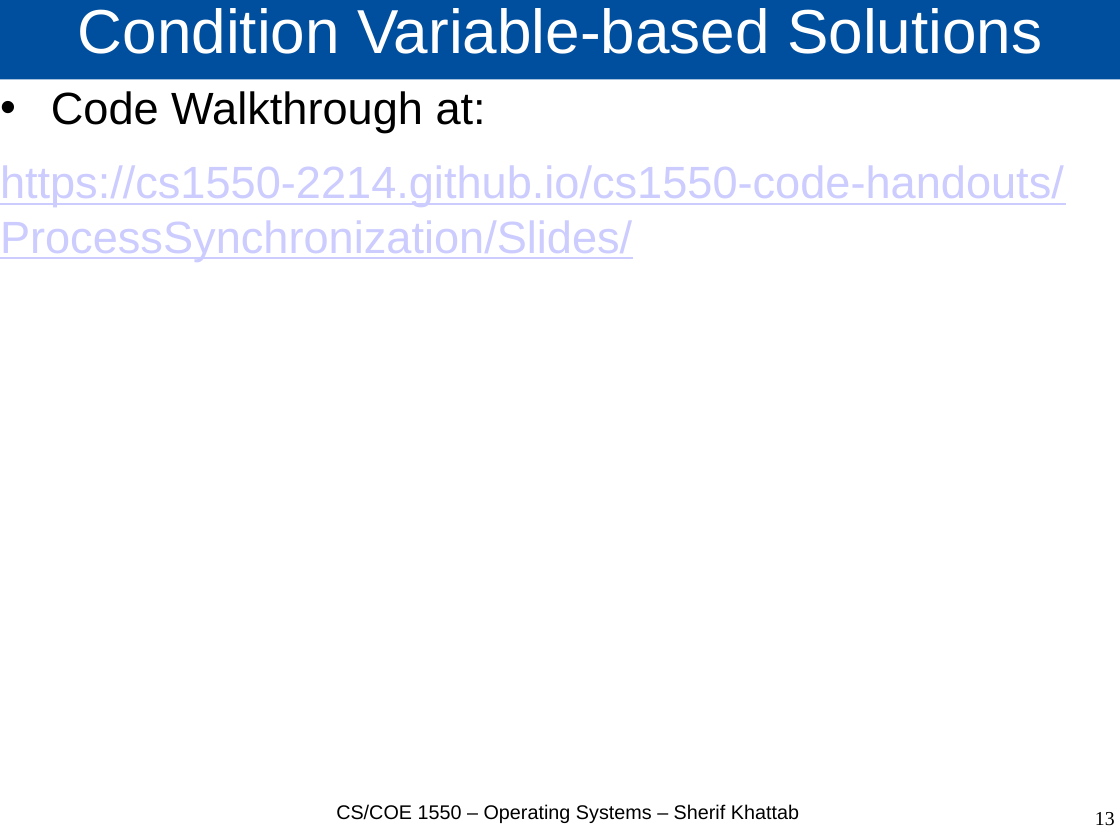
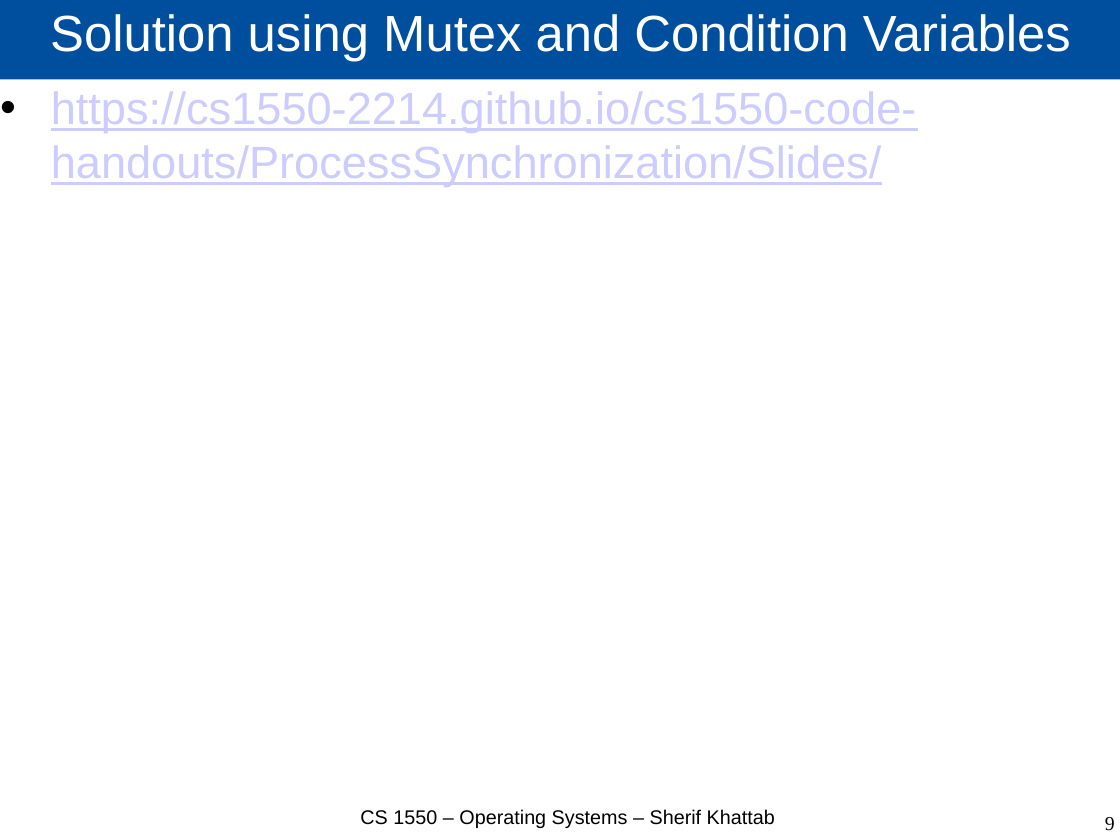
Before and after one commit to cs1550-2244/cs1550-code-handouts, a slide deck: slide 9 of DraftSlides/Lecture11.pptx (slide 13 before the commit). Drawn at 1120x840 pixels with LibreOffice and Linux fonts; fonts in the diff are those of the drawing. Boxes give left, top, right and bottom in pixels: in the first picture for what was removed or moved away, otherwise in the second. Text is boxed around its words. In the diff, an @@ line names an element or a change of style, - is before the commit and + after.

```diff
--- a/DraftSlides/Lecture11.pptx
+++ b/DraftSlides/Lecture11.pptx
@@ title at <box>50,14,1071,61</box>: text changed; size 44 to 36 pt @@
-Condition Variable-based Solutions
+Solution using Mutex and Condition Variables
@@ text "https://cs1550-2214.github.io/cs1550-code-handouts/ProcessSy ..." at <box>51,92,917,187</box>: bullet none to • @@
@@ text at <box>51,91,486,133</box>: paragraph removed @@
-• Code Walkthrough at:
@@ text at <box>360,809,775,828</box>: text changed @@
-CS/COE 1550 – Operating Systems – Sherif Khattab
+CS 1550 – Operating Systems – Sherif Khattab
@@ page number at <box>1105,817,1115,831</box>: text changed @@
-13
+9
```
Also in this commit, not shown: 5 other slides changed, 3 slides added, 2 other files.
